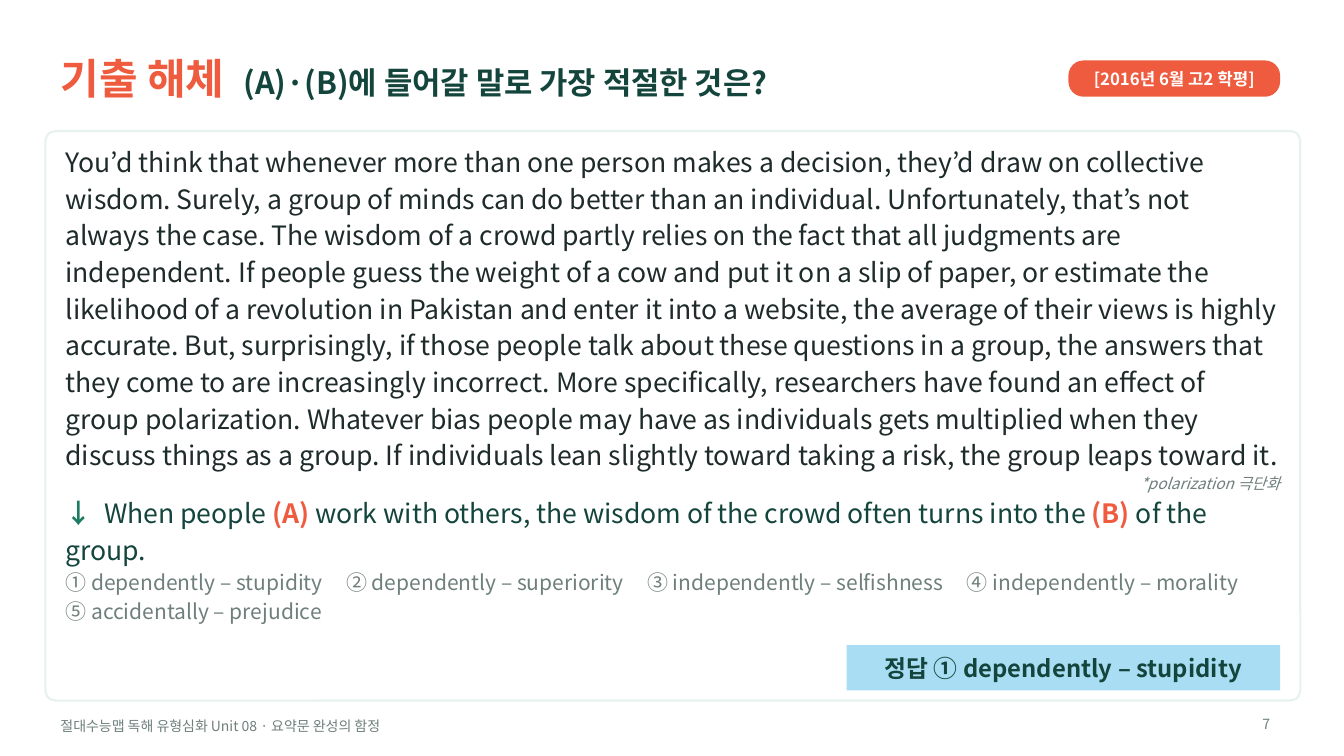
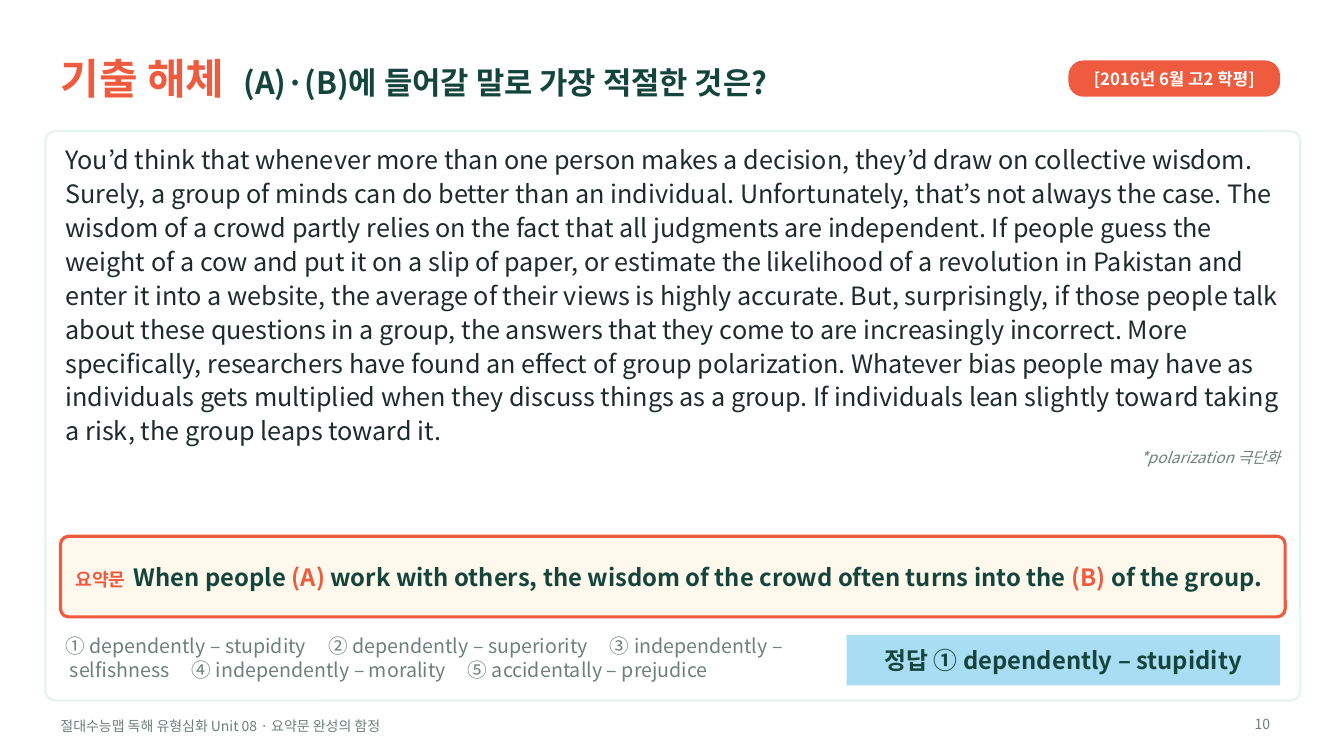
Before and after one commit to HUFSDavid/HUFSDavid, a slide deck: slide 10 of 절대수능맵_독해유형심화_Unit08_수업PPT.pptx (slide 7 before the commit). Drawn at 1344x756 pixels with LibreOffice and Linux fonts; fonts in the diff are those of the drawing. Boxes give left, top, right and bottom in pixels: in the first picture for what was removed or moved away, otherwise in the second. Text is boxed around its words. In the diff, an @@ line names an element or a change of style, - is before the commit and + after.

```diff
--- a/절대수능맵_독해유형심화_Unit08_수업PPT.pptx
+++ b/절대수능맵_독해유형심화_Unit08_수업PPT.pptx
@@ text "You’d think that whenever more ..." at <box>66,149,1281,467</box>: size 19 to 18 pt; line spacing 1.15 to 1.12 @@
@@ text at <box>66,501,1238,595</box>: paragraphs removed @@
-↓ When people (A) work with others, the wisdom of the crowd often turns into the (B) of the group.
-① dependently – stupidity ② dependently – superiority ③ independently – selfishness ④ independently – morality ⑤ accidentally – prejudice
@@ rounded rectangle added at <box>60,536,1286,617</box>, fill #FFF8EC, outline #EF5B3F 2.25 pt @@
@@ text added at <box>76,566,1262,591</box>, 17 pt, text #14453D, bold @@
+요약문 When people (A) work with others, the wisdom of the crowd often turns into the (B) of the group.
@@ text added at <box>65,636,768,682</box>, 14 pt, text #6E7F7C @@
+① dependently – stupidity ② dependently – superiority ③ independently – selfishness ④ independently – morality ⑤ accidentally – prejudice
@@ rectangle "정답 ① dependently – stupidity": place and size @@
-rectangle "정답 ① dependently – stupidity" at <box>847,645,1280,691</box>
+rectangle "정답 ① dependently – stupidity" at <box>847,635,1280,686</box>
@@ page number at <box>1255,718,1271,729</box>: text changed @@
-7
+10
```
Also in this commit, not shown: 13 other slides changed, 5 slides added, 2 slides removed, 5 other files.
